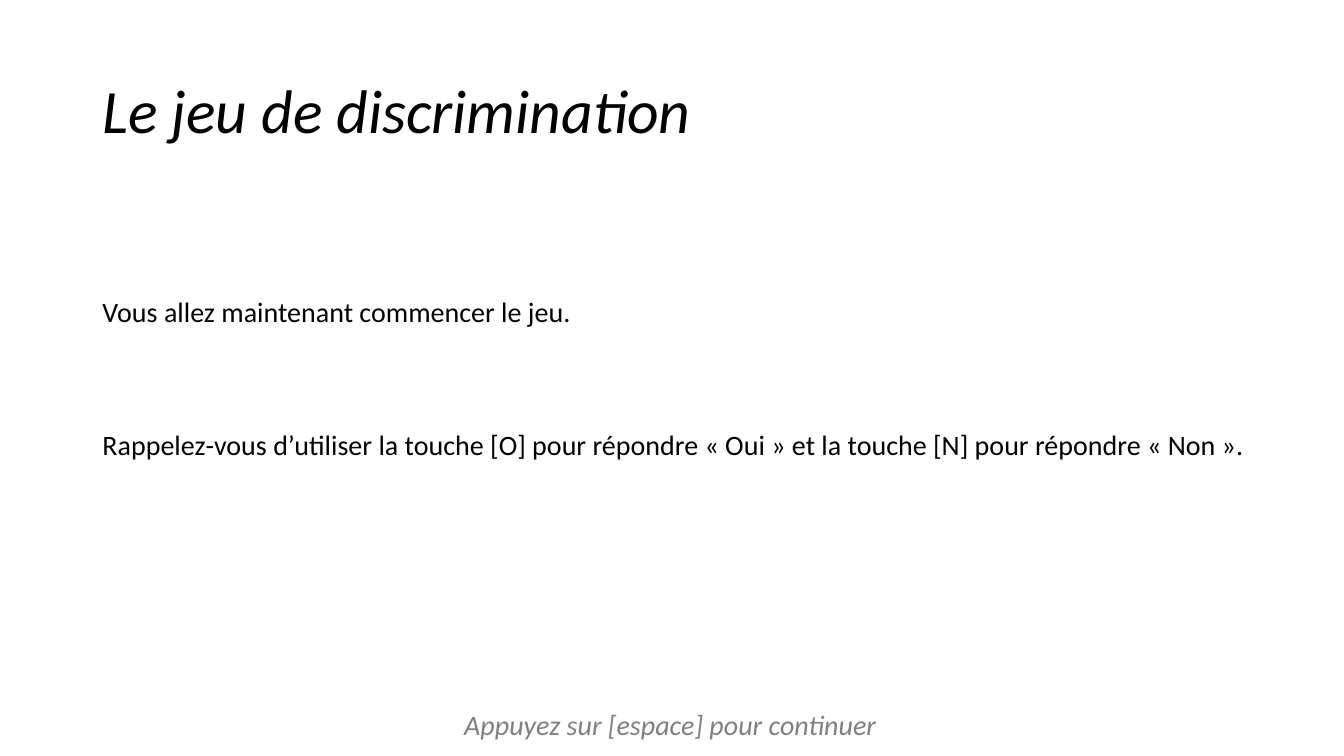
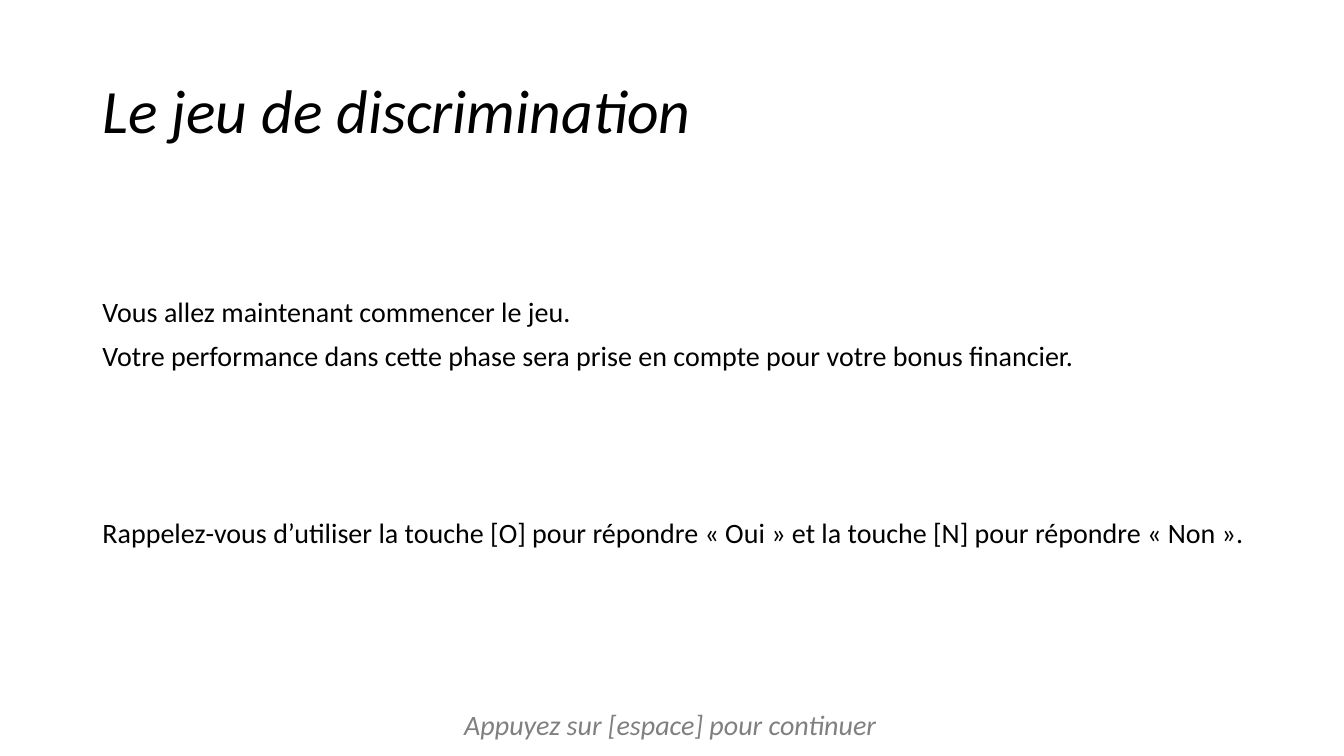
Before and after one commit to jusporrer/Emotion_regulation, a slide deck: slide 10 of instructions/instructionsDiapo.pptx. Drawn at 1344x756 pixels with LibreOffice and Linux fonts; fonts in the diff are those of the drawing. Boxes give left, top, right and bottom in pixels: in the first picture for what was removed or moved away, otherwise in the second. Text is boxed around its words. In the diff, an @@ line names an element or a change of style, - is before the commit and + after.

```diff
--- a/instructions/instructionsDiapo.pptx
+++ b/instructions/instructionsDiapo.pptx
@@ text at (102, 346, 1073, 371): paragraph added @@
+Votre performance dans cette phase sera prise en compte pour votre bonus financier.
```
Also in this commit, not shown: 7 other slides changed, 3 other files.
